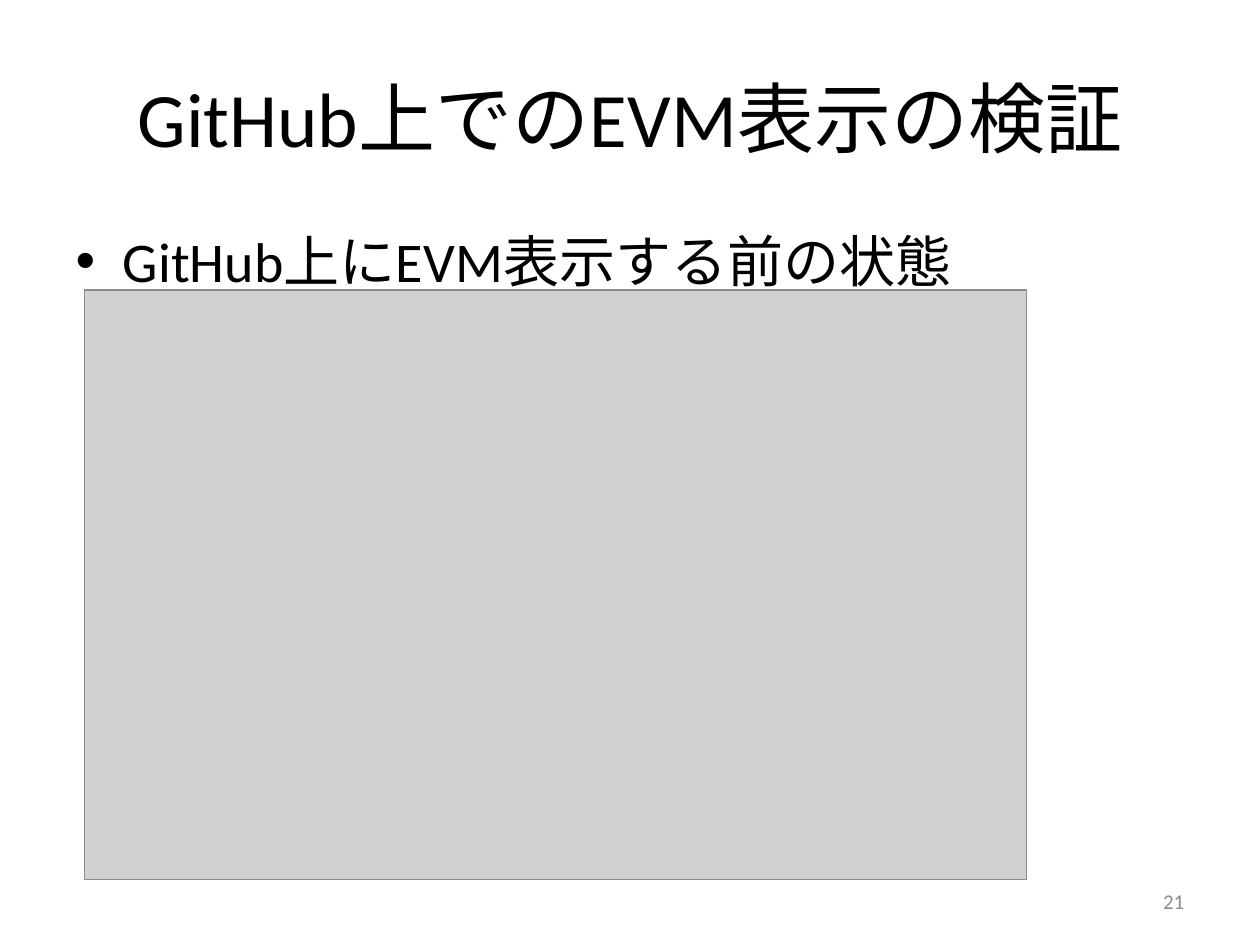
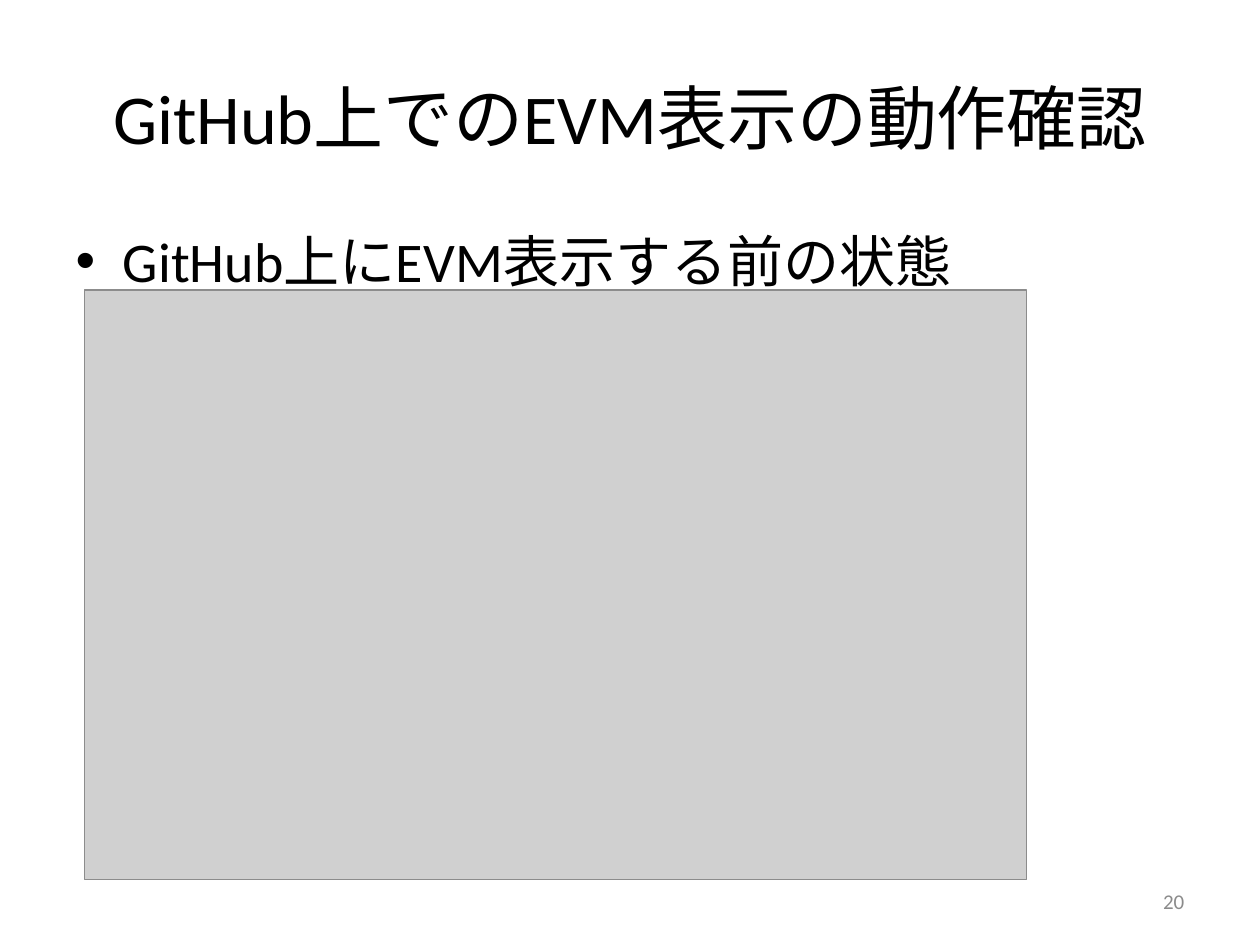
Before and after one commit to keimatsui/kadai, a slide deck: slide 20 of 卒業論文/2012/工藤亮/卒論発表（工藤）.pptx (slide 21 before the commit). Drawn at 1260x945 pixels with LibreOffice and Linux fonts; fonts in the diff are those of the drawing; grey boxes stand for pictures. Boxes give left, top, right and bottom in pixels: in the first picture for what was removed or moved away, otherwise in the second. Text is boxed around its words. In the diff, an @@ line names an element or a change of style, - is before the commit and + after.

```diff
--- a/卒業論文/2012/工藤亮/卒論発表（工藤）.pptx
+++ b/卒業論文/2012/工藤亮/卒論発表（工藤）.pptx
@@ title at [113,86,1147,150]: text changed; size 44 to 40 pt @@
-GitHub上でのEVM表示の検証
+GitHub上でのEVM表示の動作確認
@@ page number at [1163,895,1184,909]: text changed @@
-21
+20
```
Also in this commit, not shown: 19 other slides changed, 2 slides added, 1 slide removed.
